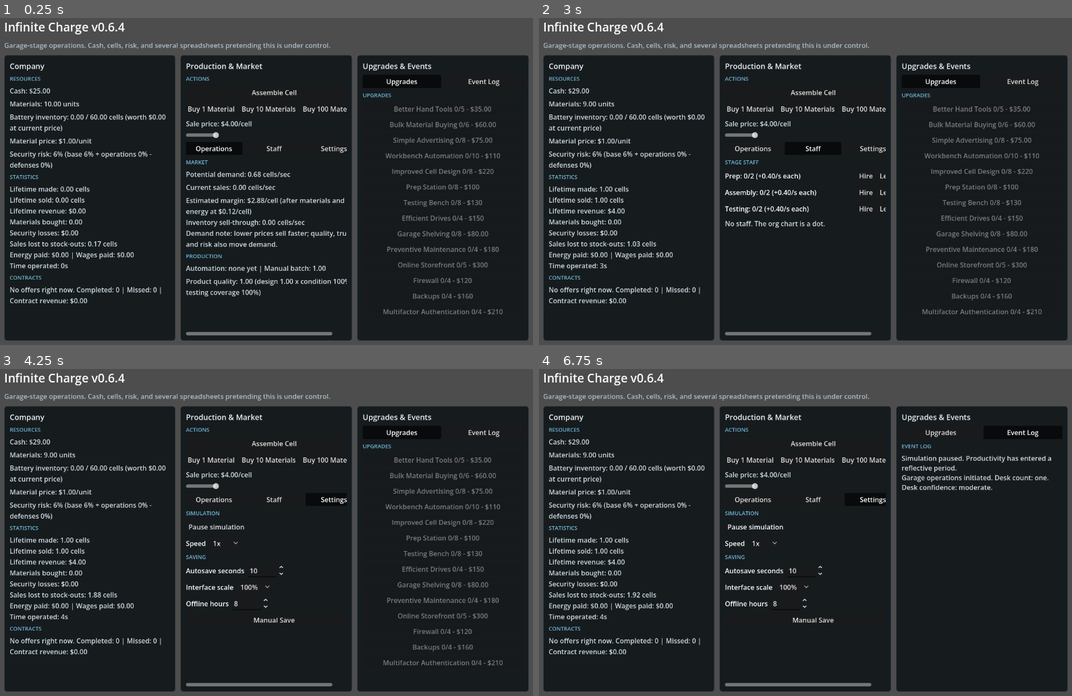
Above: before the commit, frames 1-4 (two rows, left to right).
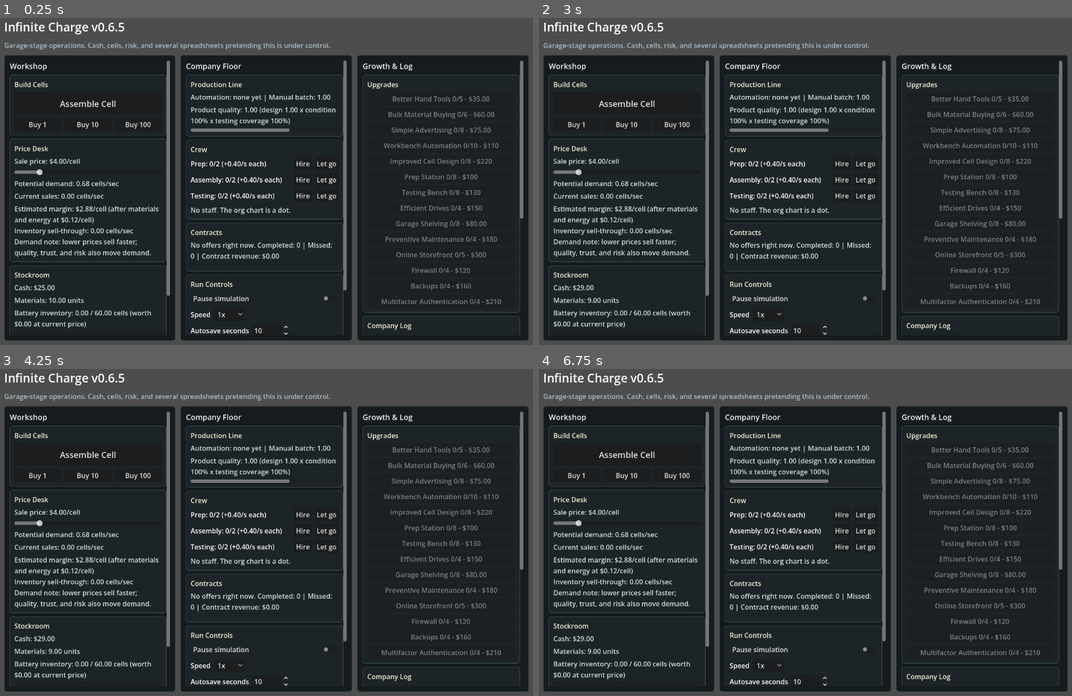
Above: after the commit, the same moments.

Repository: Moose151/infinite-charge
Game: Godot game, scene res://scenes/Main.tscn
Two runs of this game, one before a commit and one after it. Both use one fixed random seed, a clock stepped at 60 frames per second and the inputs below.
Inputs (mouse positions are in pixels of both pictures, inside the frame that each line leads up to):
- Up to frame 1 (0.25 s): no input
- Up to frame 2 (3 s): click "Assemble Cell" at 0.5 s; click (752, 148) at 1.25 s, where only the run before the commit has a clickable "Operations"; click (842, 165) at 2 s, where only the run after the commit has a clickable "Hire"; click (810, 148) at 2.75 s, where only the run before the commit has a clickable "Staff"
- Up to frame 3 (4.25 s): click (335, 499) at 3.5 s, where only the run before the commit has a clickable "Settings"
- Up to frame 4 (6.75 s): click (842, 529) at 4.25 s, where only the run after the commit has a clickable "Hire"; click (842, 545) at 5 s, where only the run after the commit has a clickable "Hire"; click (938, 431) at 5.75 s, where only the run before the commit has a clickable "Upgrades"; click (1024, 431) at 6.5 s, where only the run before the commit has a clickable "Event Log"

The runs differ from the first frame. In frame 1, 16% of the frame differs, in the area x 1-99%, y 1-98%; in frame 2, 15%; in frame 3, 15%; in frame 4, 14%.

Commit message:
Improve first screen play flow

Diff:
--- a/project.godot
+++ b/project.godot
@@ -15,7 +15,7 @@
 [application]
 
 config/name="Infinite Charge"
-config/version="0.6.4"
+config/version="0.6.5"
 run/main_scene="res://scenes/Main.tscn"
 config/features=PackedStringArray("4.7", "Forward Plus")
 config/icon="res://icon.svg"
--- a/scripts/main.gd
+++ b/scripts/main.gd
@@ -35,10 +35,10 @@
 var decline_contract_button: Button
 var staff_labels: Dictionary = {}
 var wage_label: Label
-var middle_pages: Dictionary = {}
-var middle_nav_buttons: Dictionary = {}
-var right_pages: Dictionary = {}
-var right_nav_buttons: Dictionary = {}
+var inventory_bar: ProgressBar
+var risk_bar: ProgressBar
+var quality_bar: ProgressBar
+var condition_bar: ProgressBar
 
 const UI_SCALES: Array[float] = [1.0]
 
@@ -100,9 +100,9 @@
 	body.add_theme_constant_override("separation", 12)
 	main.add_child(body)
 
-	var left_panel: PanelContainer = _make_panel("Company")
-	var middle_panel: PanelContainer = _make_panel("Production & Market")
-	var right_panel: PanelContainer = _make_panel("Upgrades & Events")
+	var left_panel: PanelContainer = _make_panel("Workshop")
+	var middle_panel: PanelContainer = _make_panel("Company Floor")
+	var right_panel: PanelContainer = _make_panel("Growth & Log")
 	body.add_child(left_panel)
 	body.add_child(middle_panel)
 	body.add_child(right_panel)
@@ -111,23 +111,85 @@
 	var middle: VBoxContainer = middle_panel.get_node("Margin/Scroll/Content") as VBoxContainer
 	var right: VBoxContainer = right_panel.get_node("Margin/Scroll/Content") as VBoxContainer
 
-	_add_section_heading(left, "Resources")
-	cash_label = _add_label(left)
-	materials_label = _add_label(left)
-	inventory_label = _add_label(left)
-	material_price_label = _add_label(left)
-	risk_label = _add_label(left)
-
-	_add_section_heading(left, "Statistics")
-	stats_label = _add_label(left)
-
-	_add_section_heading(left, "Contracts")
-
-	contract_label = _add_label(left)
+	var workshop_card: VBoxContainer = _make_card(left, "Build Cells")
+	var produce_button: Button = Button.new()
+	produce_button.text = "Assemble Cell"
+	produce_button.custom_minimum_size = Vector2(0.0, 54.0)
+	produce_button.add_theme_font_size_override("font_size", 20)
+	produce_button.pressed.connect(func() -> void: simulation.manual_produce(state))
+	workshop_card.add_child(produce_button)
+
+	var buy_row: HBoxContainer = HBoxContainer.new()
+	buy_row.add_theme_constant_override("separation", 8)
+	workshop_card.add_child(buy_row)
+	for quantity: float in [1.0, 10.0, 100.0]:
+		var buy_button: Button = Button.new()
+		buy_button.text = "Buy %d" % int(quantity)
+		buy_button.tooltip_text = "Buy %d raw material%s." % [int(quantity), "" if quantity == 1.0 else "s"]
+		buy_button.size_flags_horizontal = Control.SIZE_EXPAND_FILL
+		buy_button.pressed.connect(func() -> void: simulation.buy_materials(state, quantity))
+		buy_row.add_child(buy_button)
+
+	var price_card: VBoxContainer = _make_card(left, "Price Desk")
+	price_label = _add_label(price_card)
+	price_slider = HSlider.new()
+	price_slider.min_value = 1.0
+	price_slider.max_value = 20.0
+	price_slider.step = 0.1
+	price_slider.value_changed.connect(_on_price_changed)
+	price_card.add_child(price_slider)
+	demand_label = _add_label(price_card)
+	sales_label = _add_label(price_card)
+	market_label = _add_label(price_card)
+
+	var resources_card: VBoxContainer = _make_card(left, "Stockroom")
+	cash_label = _add_label(resources_card)
+	materials_label = _add_label(resources_card)
+	inventory_label = _add_label(resources_card)
+	inventory_bar = _add_meter(resources_card)
+	material_price_label = _add_label(resources_card)
+	risk_label = _add_label(resources_card)
+	risk_bar = _add_meter(resources_card)
+
+	var production_card: VBoxContainer = _make_card(middle, "Production Line")
+	production_label = _add_label(production_card)
+	quality_label = _add_label(production_card)
+	quality_bar = _add_meter(production_card)
+	condition_label = _add_label(production_card)
+	condition_bar = _add_meter(production_card)
+	service_button = Button.new()
+	service_button.pressed.connect(func() -> void: simulation.service_machines(state))
+	production_card.add_child(service_button)
+
+	var staff_card: VBoxContainer = _make_card(middle, "Crew")
+	for role: String in ["prep", "assembly", "testing"]:
+		var staff_row: HBoxContainer = HBoxContainer.new()
+		staff_row.add_theme_constant_override("separation", 8)
+		staff_card.add_child(staff_row)
+
+		var staff_label: Label = Label.new()
+		staff_label.size_flags_horizontal = Control.SIZE_EXPAND_FILL
+		staff_labels[role] = staff_label
+		staff_row.add_child(staff_label)
+
+		var hire_button: Button = Button.new()
+		hire_button.text = "Hire"
+		hire_button.pressed.connect(func() -> void: simulation.hire_worker(state, role))
+		staff_row.add_child(hire_button)
+
+		var fire_button: Button = Button.new()
+		fire_button.text = "Let go"
+		fire_button.pressed.connect(func() -> void: simulation.fire_worker(state, role))
+		staff_row.add_child(fire_button)
+
+	wage_label = _add_label(staff_card)
+
+	var contracts_card: VBoxContainer = _make_card(middle, "Contracts")
+	contract_label = _add_label(contracts_card)
 
 	var contract_buttons: HBoxContainer = HBoxContainer.new()
 	contract_buttons.add_theme_constant_override("separation", 8)
-	left.add_child(contract_buttons)
+	contracts_card.add_child(contract_buttons)
 
 	accept_contract_button = Button.new()
 	accept_contract_button.text = "Accept"
@@ -140,93 +202,22 @@
 	decline_contract_button.size_flags_horizontal = Control.SIZE_EXPAND_FILL
 	decline_contract_button.pressed.connect(func() -> void: simulation.decline_contract(state))
 	contract_buttons.add_child(decline_contract_button)
+
 	offline_report_label = RichTextLabel.new()
 	offline_report_label.fit_content = true
 	offline_report_label.scroll_active = false
 	offline_report_label.bbcode_enabled = true
-	left.add_child(offline_report_label)
-
-	_add_section_heading(middle, "Actions")
-	var produce_button: Button = Button.new()
-	produce_button.text = "Assemble Cell"
-	produce_button.pressed.connect(func() -> void: simulation.manual_produce(state))
-	middle.add_child(produce_button)
-
-	var buy_row: HBoxContainer = HBoxContainer.new()
-	buy_row.add_theme_constant_override("separation", 8)
-	middle.add_child(buy_row)
-	for quantity: float in [1.0, 10.0, 100.0]:
-		var buy_button: Button = Button.new()
-		buy_button.text = "Buy %d Material%s" % [int(quantity), "" if quantity == 1.0 else "s"]
-		buy_button.size_flags_horizontal = Control.SIZE_EXPAND_FILL
-		buy_button.pressed.connect(func() -> void: simulation.buy_materials(state, quantity))
-		buy_row.add_child(buy_button)
-
-	price_label = _add_label(middle)
-	price_slider = HSlider.new()
-	price_slider.min_value = 1.0
-	price_slider.max_value = 20.0
-	price_slider.step = 0.1
-	price_slider.value_changed.connect(_on_price_changed)
-	middle.add_child(price_slider)
-
-	var middle_nav: HBoxContainer = HBoxContainer.new()
-	middle_nav.add_theme_constant_override("separation", 8)
-	middle.add_child(middle_nav)
-
-	var operations_page: VBoxContainer = _add_page(middle, "operations", middle_pages)
-	var staff_page: VBoxContainer = _add_page(middle, "staff", middle_pages)
-	var settings_page: VBoxContainer = _add_page(middle, "settings", middle_pages)
-	_add_view_button(middle_nav, "Operations", "operations", middle_pages, middle_nav_buttons)
-	_add_view_button(middle_nav, "Staff", "staff", middle_pages, middle_nav_buttons)
-	_add_view_button(middle_nav, "Settings", "settings", middle_pages, middle_nav_buttons)
-
-	_add_section_heading(operations_page, "Market")
-	demand_label = _add_label(operations_page)
-	sales_label = _add_label(operations_page)
-	market_label = _add_label(operations_page)
-
-	_add_section_heading(operations_page, "Production")
-	production_label = _add_label(operations_page)
-	quality_label = _add_label(operations_page)
-
-	condition_label = _add_label(operations_page)
-	service_button = Button.new()
-	service_button.pressed.connect(func() -> void: simulation.service_machines(state))
-	operations_page.add_child(service_button)
-
-	_add_section_heading(staff_page, "Stage Staff")
-	for role: String in ["prep", "assembly", "testing"]:
-		var staff_row: HBoxContainer = HBoxContainer.new()
-		staff_row.add_theme_constant_override("separation", 8)
-		staff_page.add_child(staff_row)
-
-		var staff_label: Label = Label.new()
-		staff_label.size_flags_horizontal = Control.SIZE_EXPAND_FILL
-		staff_labels[role] = staff_label
-		staff_row.add_child(staff_label)
-
-		var hire_button: Button = Button.new()
-		hire_button.text = "Hire"
-		hire_button.pressed.connect(func() -> void: simulation.hire_worker(state, role))
-		staff_row.add_child(hire_button)
-
-		var fire_button: Button = Button.new()
-		fire_button.text = "Let go"
-		fire_button.pressed.connect(func() -> void: simulation.fire_worker(state, role))
-		staff_row.add_child(fire_button)
-
-	wage_label = _add_label(staff_page)
-
-	_add_section_heading(settings_page, "Simulation")
+	contracts_card.add_child(offline_report_label)
+
+	var controls_card: VBoxContainer = _make_card(middle, "Run Controls")
 	pause_button = CheckButton.new()
 	pause_button.text = "Pause simulation"
 	pause_button.toggled.connect(_on_pause_toggled)
-	settings_page.add_child(pause_button)
+	controls_card.add_child(pause_button)
 
 	var speed_row: HBoxContainer = HBoxContainer.new()
 	speed_row.add_theme_constant_override("separation", 8)
-	settings_page.add_child(speed_row)
+	controls_card.add_child(speed_row)
 
 	var speed_label: Label = Label.new()
 	speed_label.text = "Speed"
@@ -240,10 +231,9 @@
 	speed_option.item_selected.connect(_on_speed_selected)
 	speed_row.add_child(speed_option)
 
-	_add_section_heading(settings_page, "Saving")
 	var autosave_row: HBoxContainer = HBoxContainer.new()
 	autosave_row.add_theme_constant_override("separation", 8)
-	settings_page.add_child(autosave_row)
+	controls_card.add_child(autosave_row)
 
 	var autosave_label: Label = Label.new()
 	autosave_label.text = "Autosave seconds"
@@ -258,7 +248,7 @@
 
 	var scale_row: HBoxContainer = HBoxContainer.new()
 	scale_row.add_theme_constant_override("separation", 8)
-	settings_page.add_child(scale_row)
+	controls_card.add_child(scale_row)
 
 	var scale_label: Label = Label.new()
 	scale_label.text = "Interface scale"
@@ -272,7 +262,7 @@
 
 	var offline_row: HBoxContainer = HBoxContainer.new()
 	offline_row.add_theme_constant_override("separation", 8)
-	settings_page.add_child(offline_row)
+	controls_card.add_child(offline_row)
 
 	var offline_label: Label = Label.new()
 	offline_label.text = "Offline hours"
@@ -288,22 +278,12 @@
 	var save_button: Button = Button.new()
 	save_button.text = "Manual Save"
 	save_button.pressed.connect(_manual_save)
-	settings_page.add_child(save_button)
-	_show_view(middle_pages, middle_nav_buttons, "operations")
-
-	var right_nav: HBoxContainer = HBoxContainer.new()
-	right_nav.add_theme_constant_override("separation", 8)
-	right.add_child(right_nav)
-
-	var upgrades_page: VBoxContainer = _add_page(right, "upgrades", right_pages)
-	var events_page: VBoxContainer = _add_page(right, "events", right_pages)
-	_add_view_button(right_nav, "Upgrades", "upgrades", right_pages, right_nav_buttons)
-	_add_view_button(right_nav, "Event Log", "events", right_pages, right_nav_buttons)
-
-	_add_section_heading(upgrades_page, "Upgrades")
+	controls_card.add_child(save_button)
+
+	var upgrade_card: VBoxContainer = _make_card(right, "Upgrades")
 	var upgrade_list: VBoxContainer = VBoxContainer.new()
 	upgrade_list.add_theme_constant_override("separation", 6)
-	upgrades_page.add_child(upgrade_list)
+	upgrade_card.add_child(upgrade_list)
 	for definition: Dictionary in upgrades:
 		var button: Button = Button.new()
 		button.text = str(definition.get("name", "Upgrade"))
@@ -312,13 +292,15 @@
 		upgrade_buttons[str(definition.get("id", ""))] = button
 		upgrade_list.add_child(button)
 
-	_add_section_heading(events_page, "Event Log")
+	var log_card: VBoxContainer = _make_card(right, "Company Log")
 	event_log_label = RichTextLabel.new()
-	event_log_label.custom_minimum_size = Vector2(0.0, 360.0)
+	event_log_label.custom_minimum_size = Vector2(0.0, 220.0)
 	event_log_label.size_flags_vertical = Control.SIZE_EXPAND_FILL
 	event_log_label.bbcode_enabled = true
-	events_page.add_child(event_log_label)
-	_show_view(right_pages, right_nav_buttons, "upgrades")
+	log_card.add_child(event_log_label)
+
+	var stats_card: VBoxContainer = _make_card(right, "Ledger")
+	stats_label = _add_label(stats_card)
 
 func _make_panel(title: String) -> PanelContainer:
 	var panel: PanelContainer = PanelContainer.new()
@@ -364,35 +346,46 @@
 
 	return panel
 
-func _add_page(parent: Control, key: String, pages: Dictionary) -> VBoxContainer:
+func _make_card(parent: Control, title: String) -> VBoxContainer:
+	var panel: PanelContainer = PanelContainer.new()
+	panel.size_flags_horizontal = Control.SIZE_EXPAND_FILL
+	var style: StyleBoxFlat = StyleBoxFlat.new()
+	style.bg_color = Color(0.115, 0.14, 0.155)
+	style.border_color = Color(0.24, 0.32, 0.35)
+	style.set_border_width_all(1)
+	style.corner_radius_top_left = 6
+	style.corner_radius_top_right = 6
+	style.corner_radius_bottom_left = 6
+	style.corner_radius_bottom_right = 6
+	panel.add_theme_stylebox_override("panel", style)
+	parent.add_child(panel)
+
+	var margin: MarginContainer = MarginContainer.new()
+	margin.add_theme_constant_override("margin_left", 10)
+	margin.add_theme_constant_override("margin_top", 10)
+	margin.add_theme_constant_override("margin_right", 10)
+	margin.add_theme_constant_override("margin_bottom", 10)
+	panel.add_child(margin)
+
 	var box: VBoxContainer = VBoxContainer.new()
-	box.name = key.capitalize()
-	box.add_theme_constant_override("separation", 8)
+	box.add_theme_constant_override("separation", 7)
 	box.size_flags_horizontal = Control.SIZE_EXPAND_FILL
-	box.visible = false
-	pages[key] = box
-	parent.add_child(box)
+	margin.add_child(box)
+
+	var heading: Label = Label.new()
+	heading.text = title
+	heading.add_theme_font_size_override("font_size", 16)
+	heading.add_theme_color_override("font_color", Color(0.95, 0.94, 0.84))
+	box.add_child(heading)
 	return box
 
-func _add_view_button(parent: Control, text: String, key: String, pages: Dictionary, buttons: Dictionary) -> Button:
-	var button: Button = Button.new()
-	button.text = text
-	button.toggle_mode = true
-	button.size_flags_horizontal = Control.SIZE_EXPAND_FILL
-	button.pressed.connect(func() -> void: _show_view(pages, buttons, key))
-	buttons[key] = button
-	parent.add_child(button)
-	return button
-
-func _show_view(pages: Dictionary, buttons: Dictionary, selected_key: String) -> void:
-	for key: String in pages:
-		var page: Control = pages[key] as Control
-		if page != null:
-			page.visible = key == selected_key
-	for key: String in buttons:
-		var button: Button = buttons[key] as Button
-		if button != null:
-			button.set_pressed_no_signal(key == selected_key)
+func _add_meter(parent: Control) -> ProgressBar:
+	var meter: ProgressBar = ProgressBar.new()
+	meter.show_percentage = false
+	meter.custom_minimum_size = Vector2(0.0, 8.0)
+	meter.size_flags_horizontal = Control.SIZE_EXPAND_FILL
+	parent.add_child(meter)
+	return meter
 
 func _add_section_heading(parent: Control, text: String) -> Label:
 	var heading: Label = Label.new()
@@ -473,6 +466,8 @@
 		Formulas.format_number(state.warehouse_capacity),
 		Formulas.format_number(state.battery_cells * state.sale_price)
 	]
+	inventory_bar.max_value = maxf(1.0, state.warehouse_capacity)
+	inventory_bar.value = clampf(state.battery_cells, 0.0, inventory_bar.max_value)
 	material_price_label.text = "Material price: $%s/unit" % Formulas.format_number(Formulas.material_unit_cost(state))
 	var operations_risk: float = maxf(0.0, state.risk - 0.06)
 	risk_label.text = "Security risk: %d%% (base 6%% + operations %d%% - defenses %d%%)" % [
@@ -480,6 +475,8 @@
 		roundi(operations_risk * 100.0),
 		roundi(state.risk_reduction * 100.0)
 	]
+	risk_bar.max_value = 100.0
+	risk_bar.value = Formulas.effective_risk(state) * 100.0
 	stats_label.text = "Lifetime made: %s cells\nLifetime sold: %s cells\nLifetime revenue: $%s\nMaterials bought: %s\nSecurity losses: $%s\nSales lost to stock-outs: %s cells\nEnergy paid: $%s | Wages paid: $%s\nTime operated: %s" % [
 		Formulas.format_number(state.lifetime_cells_made),
 		Formulas.format_number(state.lifetime_cells_sold),
@@ -519,6 +516,8 @@
 		roundi((0.8 + 0.2 * clampf(state.machine_condition, 0.0, 1.0)) * 100.0),
 		roundi(Formulas.testing_coverage(state) * 100.0)
 	]
+	quality_bar.max_value = 150.0
+	quality_bar.value = clampf(Formulas.effective_quality(state) * 100.0, 0.0, quality_bar.max_value)
 	_update_maintenance_row()
 	_update_contracts_section()
 	_update_staff_section()
@@ -536,14 +535,18 @@
 func _update_maintenance_row() -> void:
 	if state.production_per_second <= 0.0:
 		condition_label.visible = false
+		condition_bar.visible = false
 		service_button.visible = false
 		return
 	condition_label.visible = true
+	condition_bar.visible = true
 	service_button.visible = true
 	condition_label.text = "Machine condition: %d%% (efficiency %d%%)" % [
 		roundi(state.machine_condition * 100.0),
 		roundi(Formulas.machine_efficiency(state) * 100.0)
 	]
+	condition_bar.max_value = 100.0
+	condition_bar.value = state.machine_condition * 100.0
 	var cost: float = Formulas.service_cost(state)
 	if state.machine_condition >= 0.995:
 		service_button.text = "Service Machines (not needed)"
Not shown, changed: CHANGELOG.md
Not shown, changed: docs/HANDOVER.md
